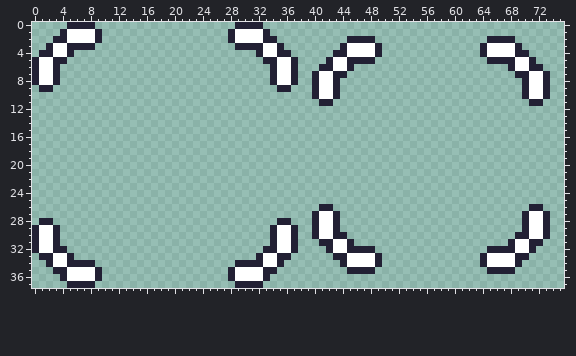
Sprite sheet: assets/images/selector.png. The first picture shows the starting point.
The file is 76x38 pixels.
Now the later version:
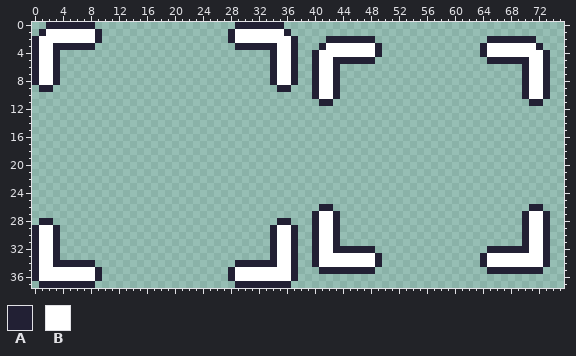
Palette (. is transparent): A #222034  B #ffffff
Edits made:
@@ x 0..75 @@
- 0 .....AAAA....................AAAA...........................................
- 1 ....ABBBBA..................ABBBBA..........................................
- 2 ...AABBBBA..................ABBBBAA..........AAAA................AAAA.......
- 3 ..ABBAAAA....................AAAABBA........ABBBBA..............ABBBBA......
- 4 .AABBA..........................ABBAA......AABBBBA..............ABBBBAA.....
- 5 ABBAA............................AABBA....ABBAAAA................AAAABBA....
- 6 ABBA..............................ABBA...AABBA......................ABBAA...
- 7 ABBA..............................ABBA..ABBAA........................AABBA..
+ 0 ..AAAAAAA....................AAAAAAA........................................
+ 1 .ABBBBBBBA..................ABBBBBBBA.......................................
+ 2 ABBBBBBBBA..................ABBBBBBBBA....AAAAAAA................AAAAAAA....
+ 3 ABBAAAAAA....................AAAAAABBA...ABBBBBBBA..............ABBBBBBBA...
+ 4 ABBA..............................ABBA..ABBBBBBBBA..............ABBBBBBBBA..
+ 5 ABBA..............................ABBA..ABBAAAAAA................AAAAAABBA..
+ 6 ABBA..............................ABBA..ABBA..........................ABBA..
+ 7 ABBA..............................ABBA..ABBA..........................ABBA..
  8 ABBA..............................ABBA..ABBA..........................ABBA..
@@ x 0..75 @@
 29 ABBA..............................ABBA..ABBA..........................ABBA..
-30 ABBA..............................ABBA..ABBAA........................AABBA..
-31 ABBA..............................ABBA...AABBA......................ABBAA...
-32 ABBAA............................AABBA....ABBAAAA................AAAABBA....
-33 .AABBA..........................ABBAA......AABBBBA..............ABBBBAA.....
-34 ..ABBAAAA....................AAAABBA........ABBBBA..............ABBBBA......
-35 ...AABBBBA..................ABBBBAA..........AAAA................AAAA.......
-36 ....ABBBBA..................ABBBBA..........................................
-37 .....AAAA....................AAAA...........................................
+30 ABBA..............................ABBA..ABBA..........................ABBA..
+31 ABBA..............................ABBA..ABBA..........................ABBA..
+32 ABBA..............................ABBA..ABBAAAAAA................AAAAAABBA..
+33 ABBA..............................ABBA..ABBBBBBBBA..............ABBBBBBBBA..
+34 ABBAAAAAA....................AAAAAABBA..ABBBBBBBBA..............ABBBBBBBBA..
+35 ABBBBBBBBA..................ABBBBBBBBA...AAAAAAAA................AAAAAAAA...
+36 ABBBBBBBBA..................ABBBBBBBBA......................................
+37 .AAAAAAAA....................AAAAAAAA.......................................
Changed places in both pictures, as pixel boxes (x1, y1, x2, y2):
changed: (32, 22, 74, 64)
changed: (256, 22, 354, 78)
changed: (508, 36, 550, 78)
changed: (256, 232, 354, 288)
changed: (508, 232, 550, 274)
changed: (32, 246, 74, 288)
